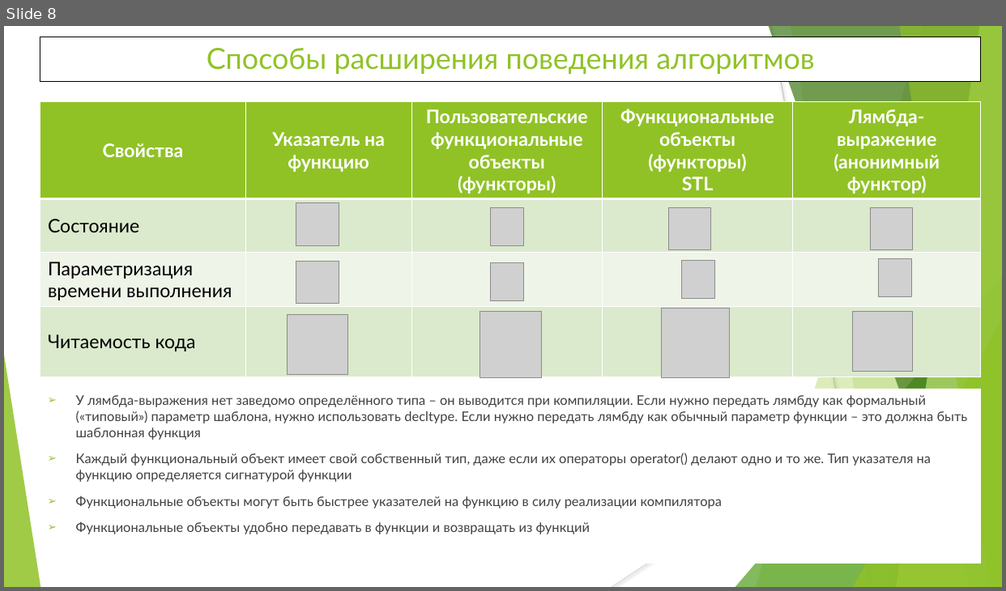
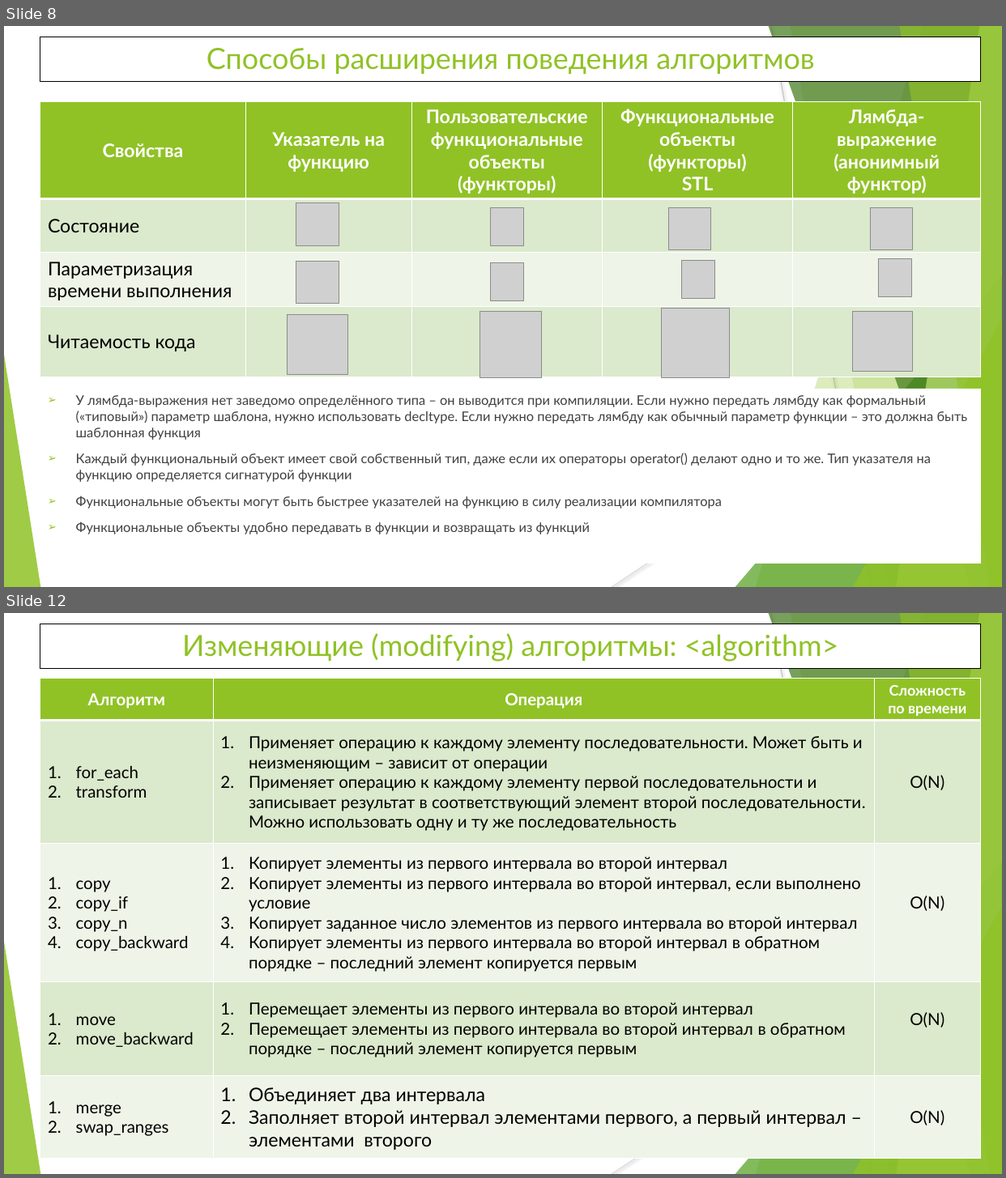
Before and after one commit to WhiteCatStudies/lectures, a slide deck: lecture6/lecture6.pptx. Shown one above the other, each under a label of ours: slide 8 before the commit, slides 8 and 12 after it; the slides between them are not shown. The pictures are 1006x591 and 1006x1178 pixels, drawn with LibreOffice and Linux fonts; fonts in the diff are those of the drawing; grey boxes stand for pictures. Boxes give left, top, right and bottom in pixels: in the first picture for what was removed or moved away, otherwise in the second. Text is boxed around its words. In the diff, an @@ line names an element or a change of style, - is before the commit and + after.

Commit message:
lecture6: some algorithms, shared_ptr and unique_ptr

```diff
--- a/lecture6/lecture6.pptx
+++ b/lecture6/lecture6.pptx
@@ slide 12 added at (4,613,1002,1174), background #FFFFFF; not listed: 10 template elements that a slide beside it also shows @@
@@ rectangle added at (40,624,981,668), fill #FFFFFF, outline #000000 0.75 pt, 28 pt, text #90C226 @@
+Изменяющие (modifying) алгоритмы: <algorithm>
@@ table added at (40,678,980,1159), 5 rows, 3 columns @@
+Алгоритм | Операция | Сложность по времени
+for_each / transform | Применяет операцию к каждому элементу последовательности. Может быть и неизменяющим – зависит от операции / Применяет операцию к каждому элементу первой последовательности и записывает результат в соответствующий элемент второй последовательности. Можно использовать одну и ту же последовательность | O(N)
+copy / copy_if / copy_n / copy_backward | Копирует элементы из первого интервала во второй интервал / Копирует элементы из первого интервала во второй интервал, если выполнено условие / Копирует заданное число элементов из первого интервала во второй интервал / Копирует элементы из первого интервала во второй интервал в обратном порядке – последний элемент копируется первым | O(N)
+move / move_backward | Перемещает элементы из первого интервала во второй интервал / Перемещает элементы из первого интервала во второй интервал в обратном порядке – последний элемент копируется первым | O(N)
+merge / swap_ranges | Объединяет два интервала / Заполняет второй интервал элементами первого, а первый интервал – элементами второго | O(N)
```
Also in this commit, not shown: 3 slides changed, 10 other slides added, 10 other files.
